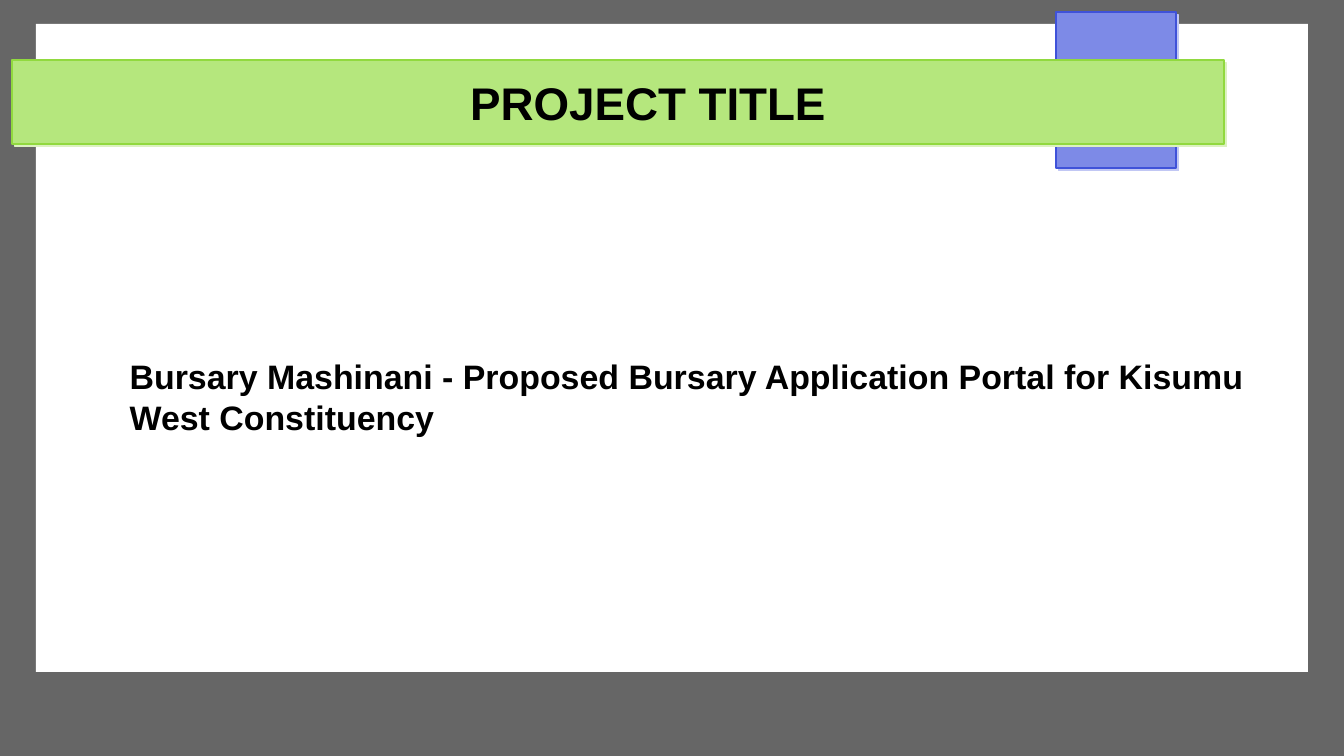
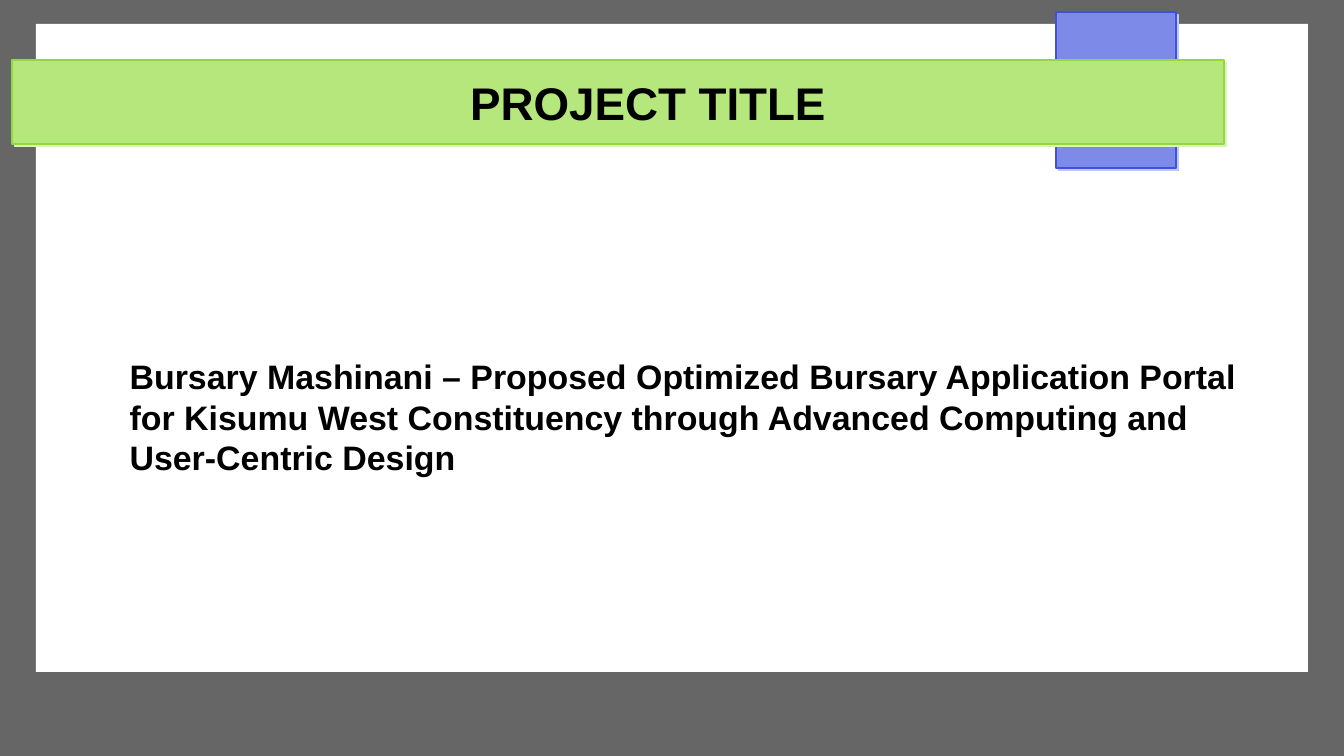
Before and after one commit to Michael-Otieno-Kasuku/Mashinani, a slide deck: slide 3 of docs/proposal/mashinani.odp. Drawn at 1344x756 pixels with LibreOffice and Linux fonts; fonts in the diff are those of the drawing. Boxes give left, top, right and bottom in pixels: in the first picture for what was removed or moved away, otherwise in the second. Text is boxed around its words. In the diff, an @@ line names an element or a change of style, - is before the commit and + after.

```diff
--- a/docs/proposal/mashinani.odp
+++ b/docs/proposal/mashinani.odp
@@ text at box(130, 364, 1235, 477): text changed @@
-Bursary Mashinani - Proposed Bursary Application Portal for Kisumu West Constituency
+Bursary Mashinani – Proposed Optimized Bursary Application Portal for Kisumu West Constituency through Advanced Computing and User-Centric Design
```
Also in this commit, not shown: 1 other slide changed, 3 slides added, 29 other files.
